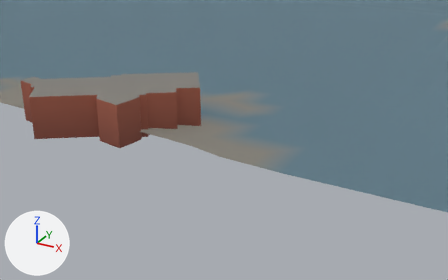
The glTF model public/tiles/sf/t-4_-4.glb, before and after one commit.
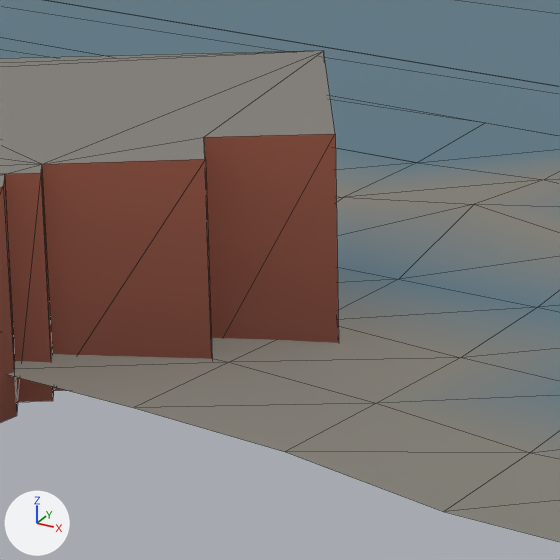
Each version is shown from a 50 mm camera at (-1499.3, 1355.6, 78.5) aimed at (-1583.3, 1508.4, 2.1), then close up on the part from 31% to 54% of the width and 23% to 59% of the height. The axes (+X, +Y, +Z) are drawn at lower left. The lights are the same throughout. The older version's two pictures come first. The close-ups show mesh edges as thin lines. Where no turn or scale is listed for an object, it has been applied to the vertices.

Objects in the first close-up: 'buildings', 'ground'.
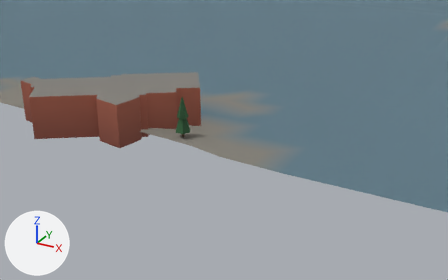
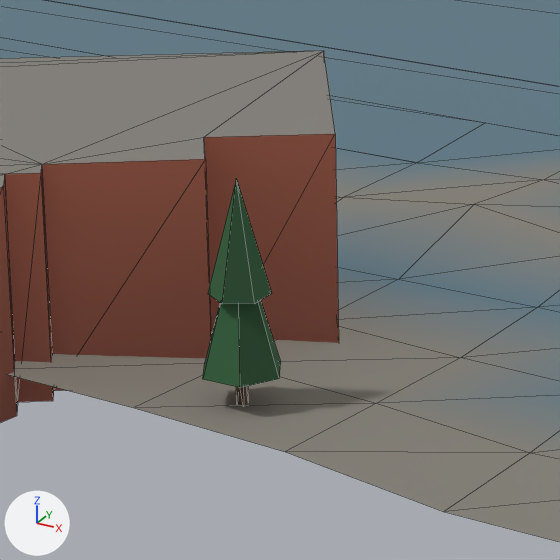
Edits to the bpy script that builds the scene:
```text
Add mat_foliage:
    mat_foliage = bpy.data.materials.new('foliage')
    mat_foliage.use_nodes = True; mat_foliage.node_tree.nodes.clear()
    _N = mat_foliage.node_tree.nodes; _L = mat_foliage.node_tree.links
    n0 = _N.new('ShaderNodeBsdfPrincipled'); n0.name = 'Principled BSDF'
    n0.inputs[2].default_value = 0.95  # 'Roughness'
    n1 = _N.new('ShaderNodeOutputMaterial'); n1.name = 'Material Output'
    n2 = _N.new('ShaderNodeVertexColor'); n2.name = 'Color Attribute'
    _L.new(n0.outputs[0], n1.inputs[0])  # 'BSDF' to 'Surface'
    _L.new(n2.outputs[0], n0.inputs[0])  # 'Color' to 'Base Color'
Add me_foliage_conifer:
    me_foliage_conifer.from_pydata(...)  # 22 vertices, 20 faces; spans x -2.5..2.5, y -2.15..2.15, z -0.28..13.75
    me_foliage_conifer.materials.append(mat_foliage)
Add ob_foliage_conifer_001:
    ob_foliage_conifer_001 = bpy.data.objects.new('foliage-conifer.001', me_foliage_conifer)
    ob_foliage_conifer_001.location = (-1595.75, 1504.75, 1.69)
```

Location of each change, [x1, y1, x2, y2] in pixels of the close-ups (560 x 560 px):
'foliage-conifer.001', added (green): after [203, 178, 281, 406]
